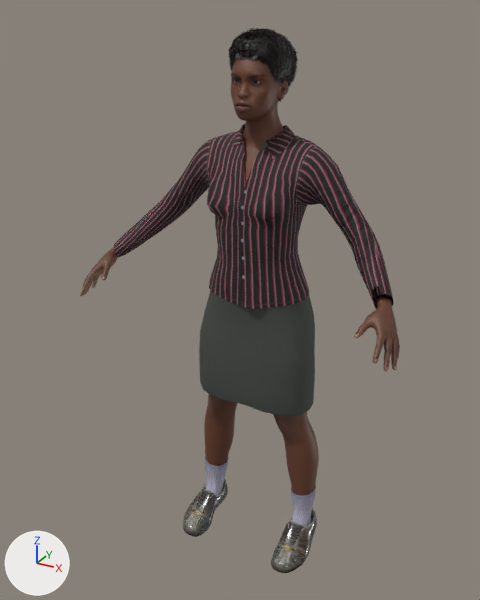
Before and after pictures for a commit that changed the glTF model models/makehuman/Biped/p17.glb.
Before and after are seen from a camera (50 mm lens) standing at (0.923, -1.842, 1.823) and looking at (-0.035, -0.1, 0.953). Lighting does not change. The marker at lower left points along +X, +Y and +Z. The picture after the commit comes second.

Objects in the first picture: 'p17.afro01', 'p17.body', 'p17.female_elegantsuit01', 'p17.shoes02'.
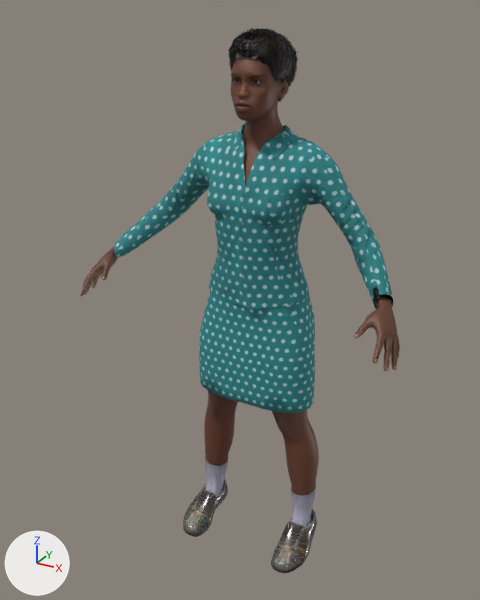
Diff of the bpy script that builds the scene:
```diff
--- a/models/makehuman/Biped/p17.glb.py
+++ b/models/makehuman/Biped/p17.glb.py
@@ img_female_elegantsuit01_diffuse_png_p17 @@
+img_female_elegantsuit01_diffuse_png_p17 = load_image('female_elegantsuit01_diffuse.png-p17', '_unpacked/female_elegantsuit01_diffuse.png-p17', 1024, 1024, 'sRGB')
@@ mat_p17_female_elegantsuit01 @@
 n2 = _N.new('ShaderNodeTexImage'); n2.name = 'Image Texture'
-n2.image = img_female_elegantsuit01_diffuse
+n2.image = img_female_elegantsuit01_diffuse_png_p17
 n3 = _N.new('ShaderNodeNormalMap'); n3.name = 'Normal Map'
```

Changed parts and their boxes (x1, y1, x2, y2) in the pictures (480 x 600 px):
'p17.female_elegantsuit01', surface changed (lighter)
    both: (114, 123, 394, 413)
